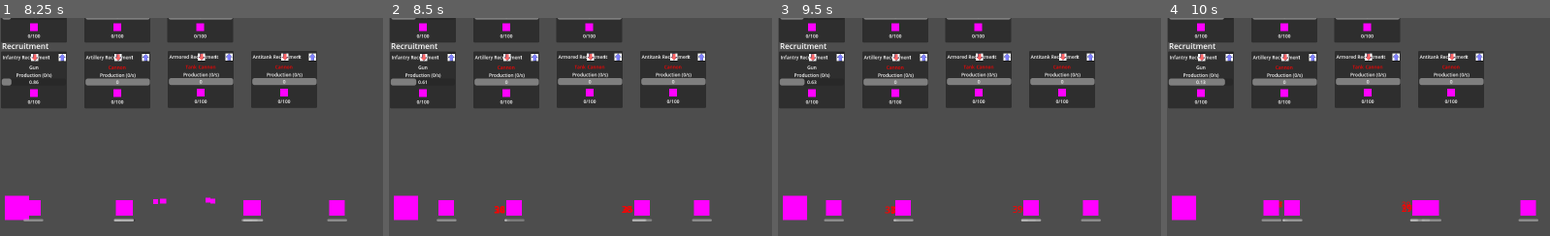
Above: before the commit, frames 1-4 (left to right).
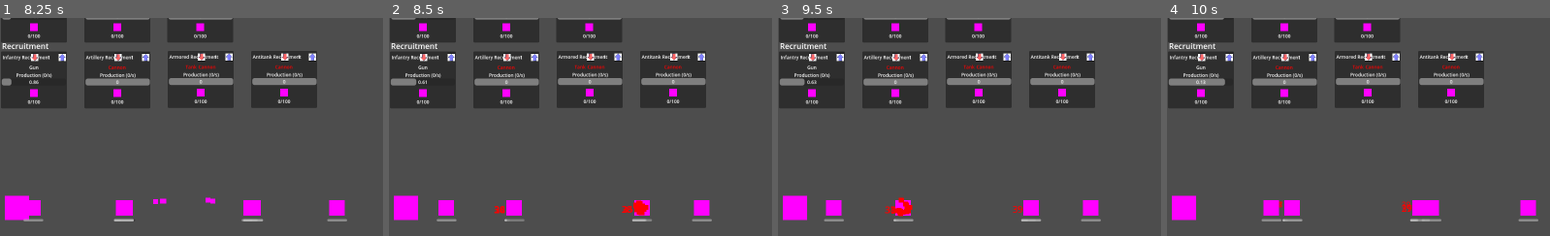
Above: after the commit, the same moments.

Repository: dwlee0802/AttritionWarfare
Game: Godot game, scene res://Scenes/game.tscn
Same seed, same stepped clock (60 frames per second), same inputs: the game is played once before the commit and once after it.
Inputs (mouse positions are % of the whole screen's width and height, from its top left):
- Up to frame 1 (8.25 s): click (8, 13) at 0.52 s; click (4, 13) at 1.27 s; click (8, 13) at 2.02 s; click (4, 13) at 2.77 s; click (8, 13) at 3.52 s; click (4, 13) at 4.27 s
- Up to frame 2 (8.5 s): no input
- Up to frame 3 (9.5 s): no input
- Up to frame 4 (10 s): no input
The pictures show only the part of the screen within x 0-50%, y 50-100%; the shares and areas given below are measured in that part.

Frame 1 is identical in both runs. In frame 2, 0.2% of the frame differs, in the area x 63-68%, y 83-91%; in frame 3, 0.2%, in the area x 30-36%, y 82-92%; in frame 4, nothing differs.

Commit message:
Added death particle effect.

Diff:
--- /dev/null
+++ b/Scenes/death_effect.tscn
@@ -0,0 +1,48 @@
+[gd_scene load_steps=4 format=3 uid="uid://dakb2un87eun7"]
+
+[sub_resource type="Curve" id="Curve_57pso"]
+_data = [Vector2(0, 1), 0.0, 0.0, 0, 0, Vector2(1, 0), 0.0, 0.0, 0, 0]
+point_count = 2
+
+[sub_resource type="Animation" id="Animation_mywbr"]
+resource_name = "death_anim"
+tracks/0/type = "method"
+tracks/0/imported = false
+tracks/0/enabled = true
+tracks/0/path = NodePath(".")
+tracks/0/interp = 1
+tracks/0/loop_wrap = true
+tracks/0/keys = {
+"times": PackedFloat32Array(0.5),
+"transitions": PackedFloat32Array(1),
+"values": [{
+"args": [],
+"method": &"queue_free"
+}]
+}
+
+[sub_resource type="AnimationLibrary" id="AnimationLibrary_6ydt1"]
+_data = {
+"death_anim": SubResource("Animation_mywbr")
+}
+
+[node name="DeathEffect" type="Node2D"]
+
+[node name="CPUParticles2D" type="CPUParticles2D" parent="."]
+amount = 20
+lifetime = 0.5
+explosiveness = 1.0
+spread = 180.0
+gravity = Vector2(0, 0)
+initial_velocity_min = 100.0
+initial_velocity_max = 250.0
+scale_amount_min = 10.0
+scale_amount_max = 10.0
+scale_amount_curve = SubResource("Curve_57pso")
+color = Color(1, 0, 0, 1)
+
+[node name="AnimationPlayer" type="AnimationPlayer" parent="."]
+libraries = {
+"": SubResource("AnimationLibrary_6ydt1")
+}
+autoplay = "death_anim"
--- a/Scripts/Unit.gd
+++ b/Scripts/Unit.gd
@@ -78,6 +78,7 @@
 	MakeDamagePopup(str(amount))
 	if hitPoints < 0:
 		print("dead!")
+		Game.MakeDeathEffect(global_position)
 		queue_free()
 
 
--- a/Scripts/game.gd
+++ b/Scripts/game.gd
@@ -3,12 +3,23 @@
 
 static var playerNation: Nation
 
+static var deathEffect = preload("res://Scenes/death_effect.tscn")
+
+static var gameInstance: Game
+
 
 # Called when the node enters the scene tree for the first time.
 func _ready():
 	self.playerNation = $PlayerNation
+	self.gameInstance = self
 
 
 # Called every frame. 'delta' is the elapsed time since the previous frame.
 func _process(_delta):
 	pass
+
+
+static func MakeDeathEffect(where):
+	var newEff = deathEffect.instantiate()
+	newEff.global_position = where
+	gameInstance.add_child(newEff)
